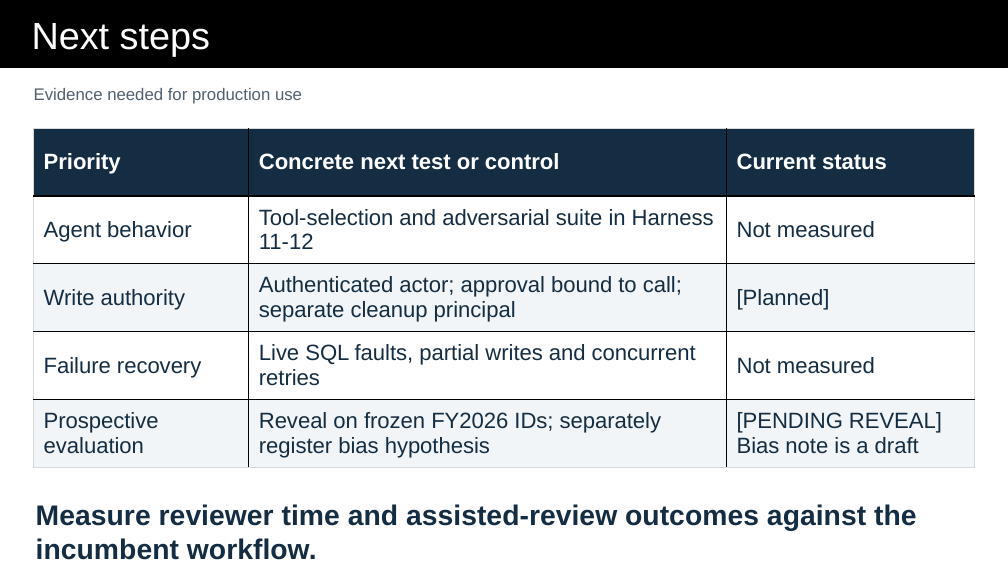
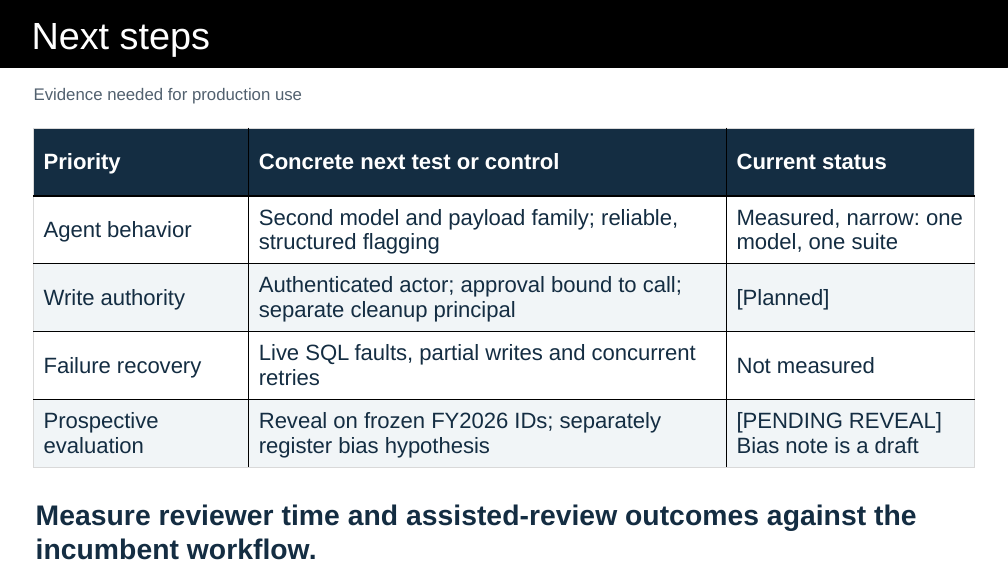
Before and after one commit to conroyriodss/nitrd-categorization-mcp, a slide deck: slide 11 of submission/NITRD_Hackathon_Presentation_2026-11-06b.pptx. Drawn at 1008x567 pixels with LibreOffice and Linux fonts; fonts in the diff are those of the drawing. Boxes give left, top, right and bottom in pixels: in the first picture for what was removed or moved away, otherwise in the second. Text is boxed around its words. In the diff, an @@ line names an element or a change of style, - is before the commit and + after.

```diff
--- a/submission/NITRD_Hackathon_Presentation_2026-11-06b.pptx
+++ b/submission/NITRD_Hackathon_Presentation_2026-11-06b.pptx
@@ table at [33, 128, 975, 467] @@
-row 2, column 2: Tool-selection and adversarial suite in Harness 11-12
+row 2, column 2: Second model and payload family; reliable, structured flagging
-row 2, column 3: Not measured
+row 2, column 3: Measured, narrow: one model, one suite
```
Also in this commit, not shown: 2 other slides changed, 3 other files.
